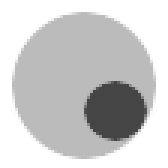
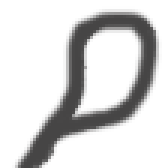
Layered file, before and after one edit (168px x 168px). Changes by layer:
added layer "sling" in group "Laaggroep" over [12, 9, 162, 168]
hid "pin_hole" over [12, 12, 156, 159]
